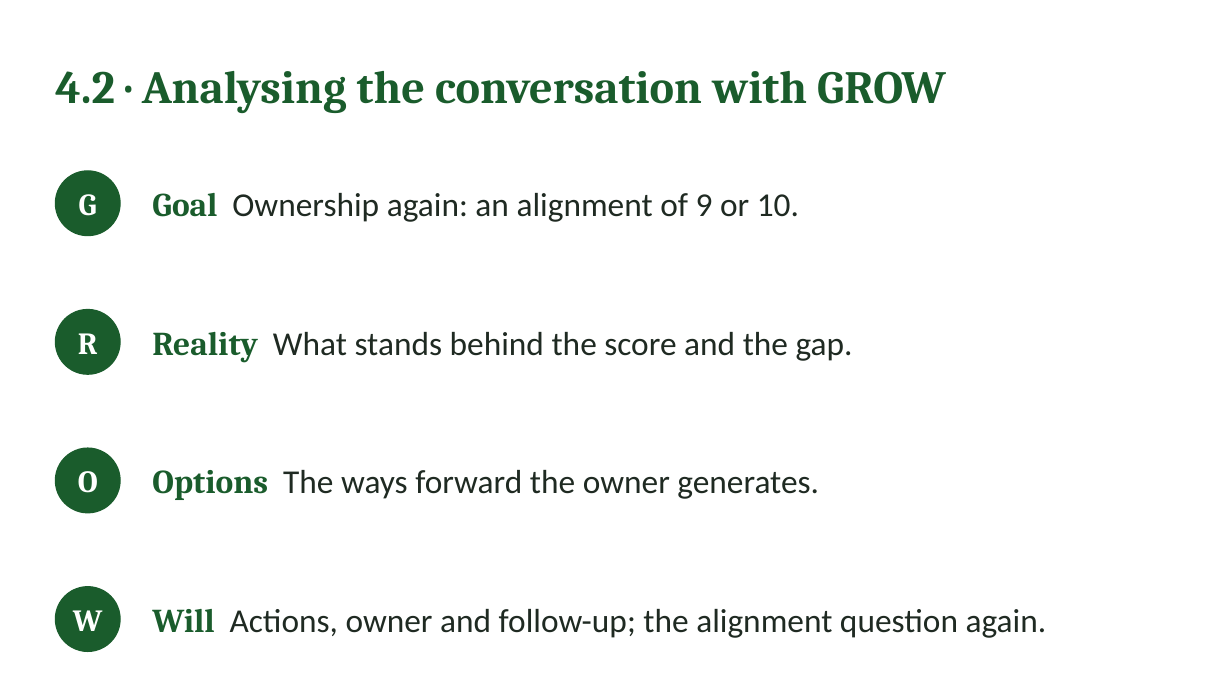
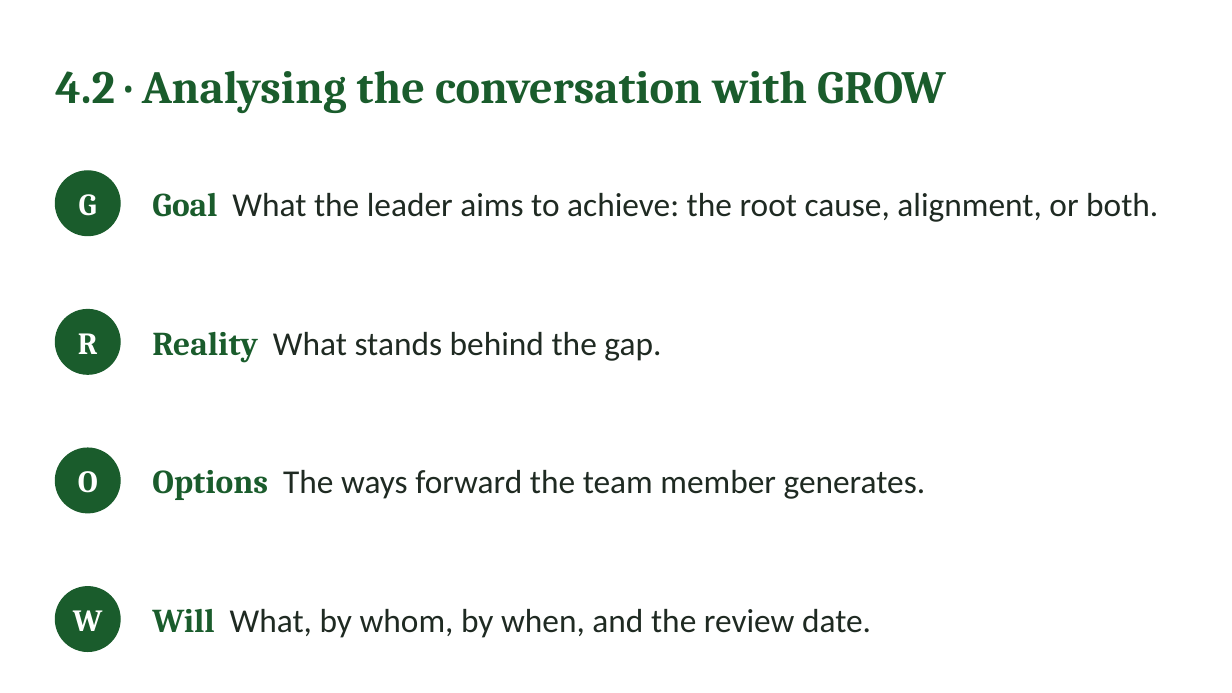
Before and after one commit to IBSL26/ibsl-platform, a slide deck: slide 20 of Unit decks/Unit 08 - Performance Measurement.pptx. Drawn at 1232x693 pixels with LibreOffice and Linux fonts; fonts in the diff are those of the drawing. Boxes give left, top, right and bottom in pixels: in the first picture for what was removed or moved away, otherwise in the second. Text is boxed around its words. In the diff, an @@ line names an element or a change of style, - is before the commit and + after.

```diff
--- a/Unit decks/Unit 08 - Performance Measurement.pptx
+++ b/Unit decks/Unit 08 - Performance Measurement.pptx
@@ text at [152,193,1158,222]: text changed @@
-Goal Ownership again: an alignment of 9 or 10.
+Goal What the leader aims to achieve: the root cause, alignment, or both.
@@ text at [152,332,661,362]: text changed @@
-Reality What stands behind the score and the gap.
+Reality What stands behind the gap.
@@ text at [152,470,926,500]: text changed @@
-Options The ways forward the owner generates.
+Options The ways forward the team member generates.
@@ text at [152,609,871,638]: text changed @@
-Will Actions, owner and follow-up; the alignment question again.
+Will What, by whom, by when, and the review date.
```
Also in this commit, not shown: 5 other slides changed, 16 other files.
